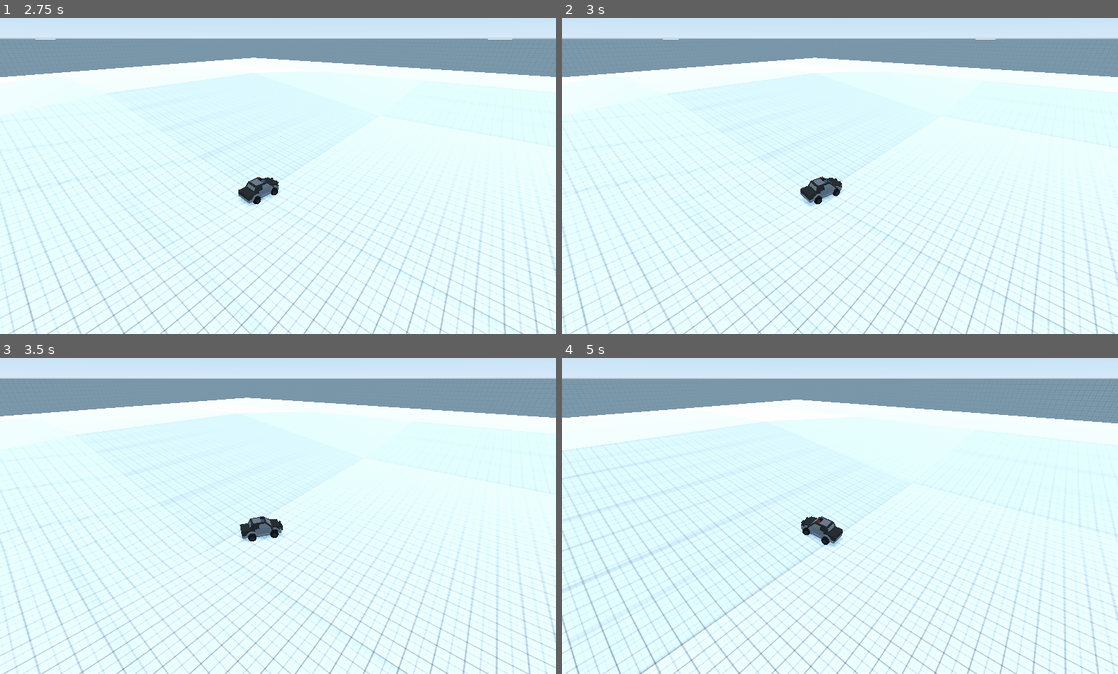
Above: before the commit, frames 1-4 (two rows, left to right).
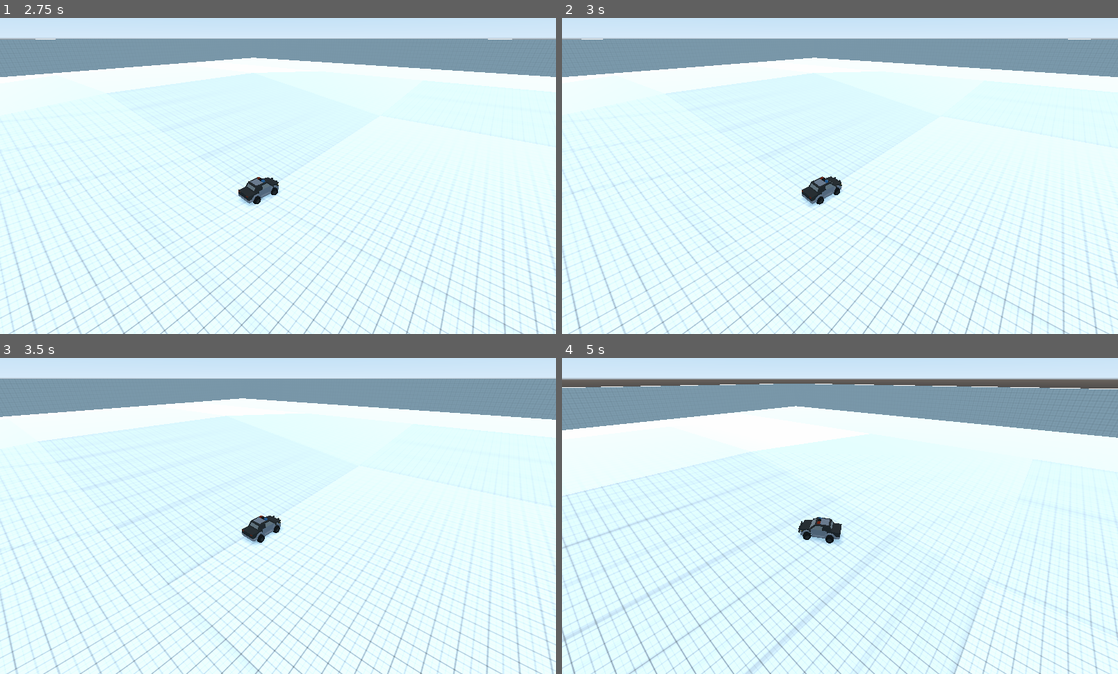
Above: after the commit, the same moments.

Repository: SteveRodkiss/tinycars
Game: Godot game, scene res://Levels/test_new_car_camera.tscn
The game is run twice, just before and just after one commit, with the same random seed, the same clock (stepped at 60 frames per second) and the same inputs. This scene is started directly instead of the project's main scene.
Inputs:
- Up to frame 1 (2.75 s): hold D (steer_right) 0.53-1.28 s; hold S (brake) 1.28-2.03 s; hold D (steer_right) from 2.03 s (still down)
- Up to frame 2 (3 s): release D (steer_right) at 2.78 s; hold W (accelerate) from 2.78 s (still down)
- Up to frame 3 (3.5 s): keep holding W (accelerate)
- Up to frame 4 (5 s): release W (accelerate) at 3.53 s; hold A (steer_left) from 3.53 s (still down)

Frame 1 is identical in both runs. In frame 2, 6.8% of the frame differs, in the area x 0-100%, y 6-100%; in frame 3, 10%; in frame 4, 18%.

Commit message:
Fixed the wheel forces

Diff:
--- a/prefabs/coolcar.gd
+++ b/prefabs/coolcar.gd
@@ -33,4 +33,4 @@
 	back_left_wheel.engine_force = force_left * engine_power
 	var rpm_right = back_right_wheel.get_rpm()
 	var force_right  = throttle_input * (1.0 - rpm_right/max_rpm)
-	back_left_wheel.engine_force = force_right * engine_power
+	back_right_wheel.engine_force = force_right * engine_power
